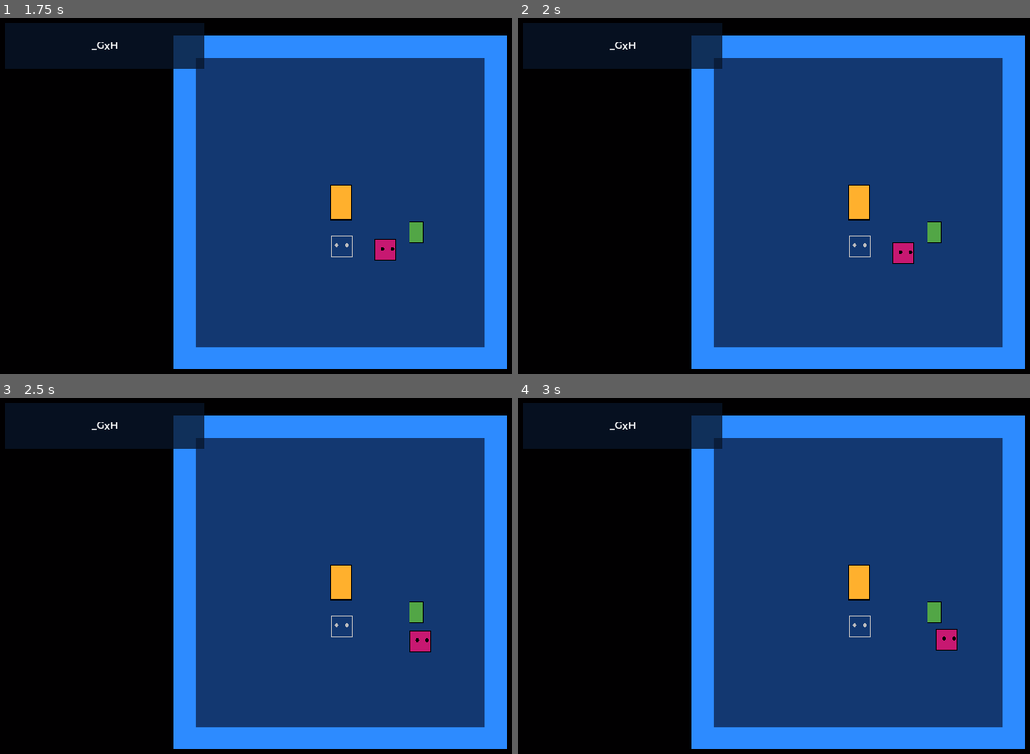
Above: before the commit, frames 1-4 (two rows, left to right).
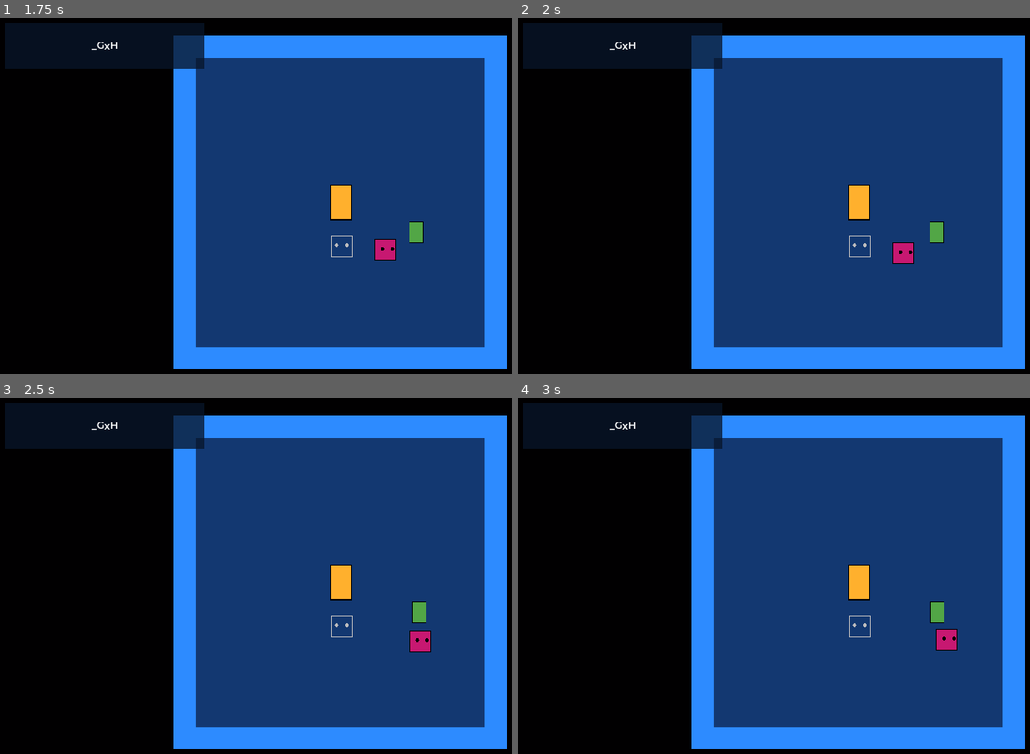
Above: after the commit, the same moments.

Repository: Ivorforce/Wickerman
Game: Godot game, scene res://Levels/Main.tscn
The game is run twice, just before and just after one commit, with the same random seed, the same clock (stepped at 60 frames per second) and the same inputs.
Inputs:
- Up to frame 1 (1.75 s): tap Enter (action) at 0.5, 0.6, 1.55 s; hold Right (right) 0.53-1.28 s; tap Space (attack) at 0.8, 1.35 s; hold Down (down) from 1.28 s (still down)
- Up to frame 2 (2 s): keep holding Down (down)
- Up to frame 3 (2.5 s): release Down (down) at 2.03 s; hold Right (right) from 2.03 s (still down); tap Enter (action) at 2.1 s; tap Space (attack) at 2.3 s
- Up to frame 4 (3 s): release Right (right) at 2.78 s; hold Up (up) from 2.78 s (still down); tap Space (attack) at 2.85 s

Frame 1 is identical in both runs. In frame 2, less than 0.1% of the frame differs, in the area x 79-84%, y 57-64%; in frame 3, less than 0.1%; in frame 4, less than 0.1%.

Commit message:
Add hit effects for corpses.

Diff:
--- a/Actors/Corpse/Corpse.gd
+++ b/Actors/Corpse/Corpse.gd
@@ -4,11 +4,16 @@
 # A factor that controls the character's inertia.
 export var friction = 0.8
 
+onready var sprite = $Sprite
+
 # Mapping of direction to a sprite index.
 
 var _velocity := Vector2.ZERO
-
+var time_since_hit = 999
 
 func _physics_process(delta):
 	_velocity = move_and_slide(_velocity)
 	_velocity = _velocity * friction
+
+	time_since_hit += delta
+	sprite.material.set_shader_param("whitening", 0 if time_since_hit > 0.15 else 0.8)
--- a/Actors/Corpse/Corpse.tscn
+++ b/Actors/Corpse/Corpse.tscn
@@ -1,7 +1,22 @@
-[gd_scene load_steps=4 format=2]
+[gd_scene load_steps=6 format=2]
 
 [ext_resource path="res://Actors/NPC/NPC.svg" type="Texture" id=1]
 [ext_resource path="res://Actors/Corpse/Corpse.gd" type="Script" id=2]
+
+[sub_resource type="Shader" id=2]
+code = "shader_type canvas_item;
+
+uniform float whitening;
+
+void fragment() {
+    vec4 texture_color = texture(TEXTURE, UV);
+    COLOR = vec4(mix(texture_color.rgb, vec3(1,1,1), whitening), texture_color.a);
+}
+"
+
+[sub_resource type="ShaderMaterial" id=3]
+shader = SubResource( 2 )
+shader_param/whitening = null
 
 [sub_resource type="RectangleShape2D" id=1]
 extents = Vector2( 19, 29 )
@@ -10,6 +25,7 @@
 script = ExtResource( 2 )
 
 [node name="Sprite" type="Sprite" parent="."]
+material = SubResource( 3 )
 scale = Vector2( 0.1, 0.15 )
 texture = ExtResource( 1 )
 
--- a/Actors/FX/PlayerAttackFX.gd
+++ b/Actors/FX/PlayerAttackFX.gd
@@ -14,5 +14,5 @@
 
 	if owner is Corpse:
 		owner._velocity += knockback
-
-	print("body entered")
+		owner.time_since_hit = 0
+		Freezer.next_freeze_s += 0.1
--- a/Actors/FX/PlayerAttackFX.tscn
+++ b/Actors/FX/PlayerAttackFX.tscn
@@ -17,7 +17,6 @@
 
 [node name="CollisionShape2D" type="CollisionShape2D" parent="."]
 shape = SubResource( 1 )
-disabled = true
 
 [connection signal="area_entered" from="." to="." method="_on_PlayerAttackFX_area_entered"]
 [connection signal="body_entered" from="." to="." method="_on_PlayerAttackFX_body_entered"]
--- a/Actors/Player/PlayerController.gd
+++ b/Actors/Player/PlayerController.gd
@@ -112,7 +112,7 @@
 
 	var attack_fx: FX = PlayerAttackFXEntity.instance()
 	attack_fx.time_left = 0.2
-	attack_fx.knockback = _look_direction * 20
+	attack_fx.knockback = _look_direction * 100
 	get_parent().get_parent().get_parent().get_node("FX").add_child(attack_fx)
 	attack_fx.global_position = global_position + _look_direction * 60
 
--- /dev/null
+++ b/Levels/Freezer.gd
@@ -0,0 +1,13 @@
+extends Node
+
+var freeze_s := 0
+var next_freeze_s := 0
+
+func _physics_process(delta):
+	if freeze_s > 0:
+		get_tree().paused = true
+		yield(get_tree().create_timer(min(freeze_s, 0.2)), 'timeout')
+		get_tree().paused = false
+
+	freeze_s = next_freeze_s
+	next_freeze_s = 0
--- a/project.godot
+++ b/project.godot
@@ -30,6 +30,10 @@
 run/main_scene="res://Levels/Main.tscn"
 boot_splash/bg_color=Color( 0.141176, 0.141176, 0.141176, 1 )
 config/icon="res://icon.png"
+
+[autoload]
+
+Freezer="*res://Levels/Freezer.gd"
 
 [display]
 
